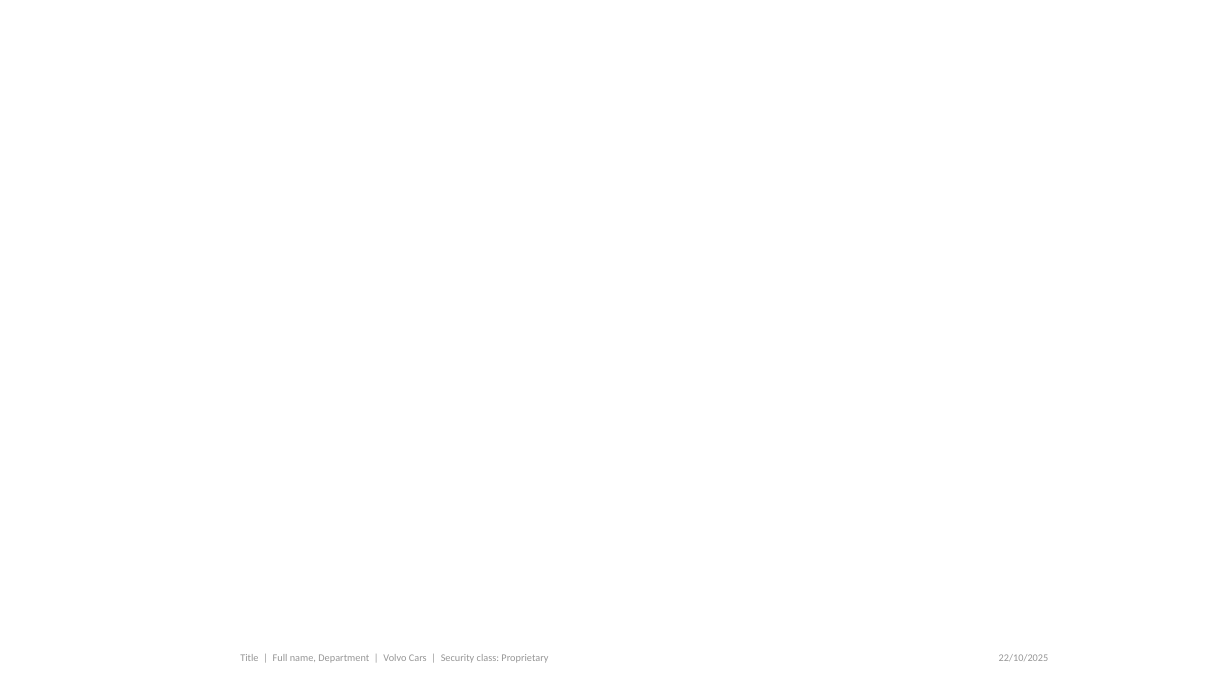
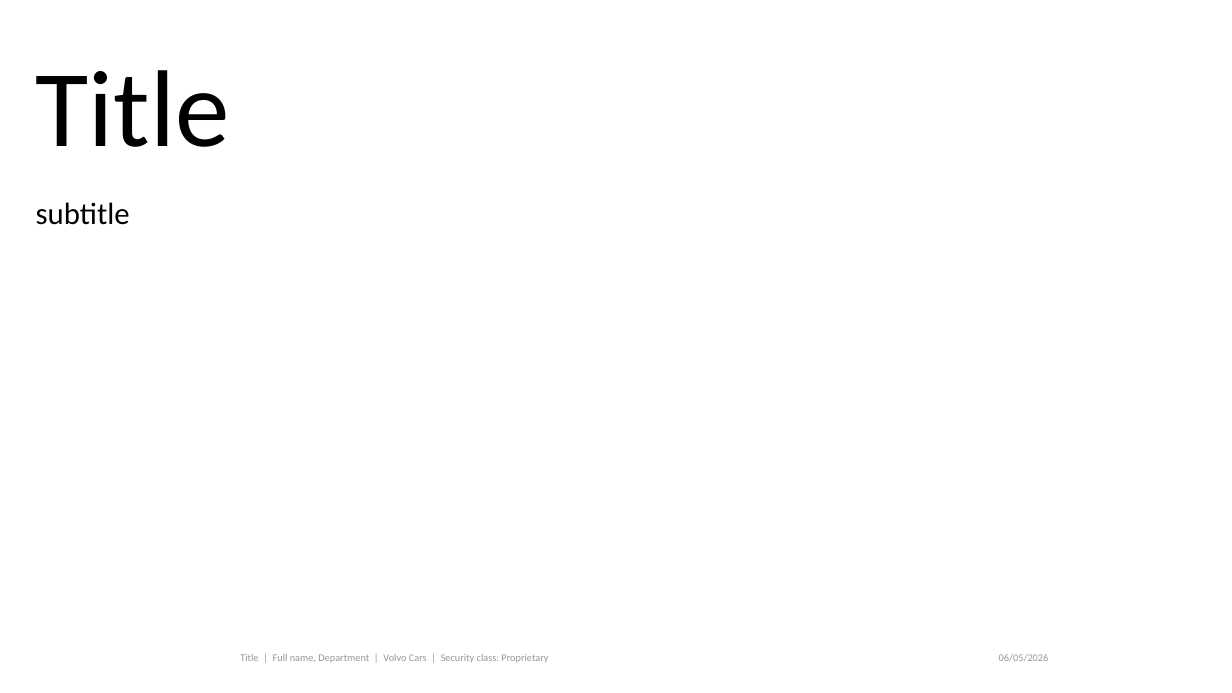
Before and after one commit to niko-vcc/volvo-latex-templates, a slide deck: slide 5 of presentations/ppt/Volvo Cars_PowerPoint Template 2026.potx. Drawn at 1232x693 pixels with LibreOffice and Linux fonts; fonts in the diff are those of the drawing; background and template pictures are left out. Boxes give left, top, right and bottom in pixels: in the first picture for what was removed or moved away, otherwise in the second. Text is boxed around its words. In the diff, an @@ line names an element or a change of style, - is before the commit and + after.

```diff
--- a/presentations/ppt/Volvo Cars_PowerPoint Template 2026.potx
+++ b/presentations/ppt/Volvo Cars_PowerPoint Template 2026.potx
@@ title added at (36,70,230,147), 85 pt, text #000000 @@
+Title
@@ text added at (36,202,130,225), 24 pt, text #000000 @@
+subtitle
@@ text at (999,654,1049,661): text changed @@
-22/10/2025
+06/05/2026
```
Also in this commit, not shown: 9 other slides changed, 4 slides added.
